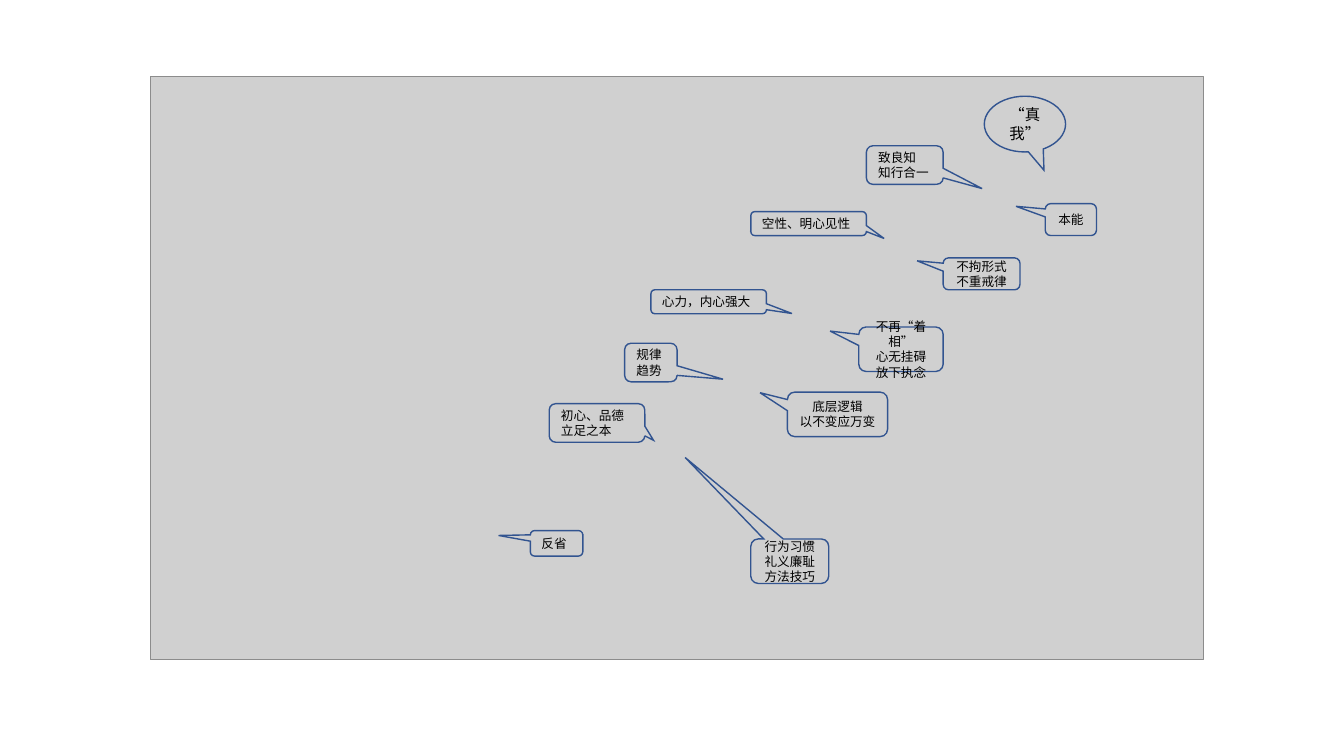
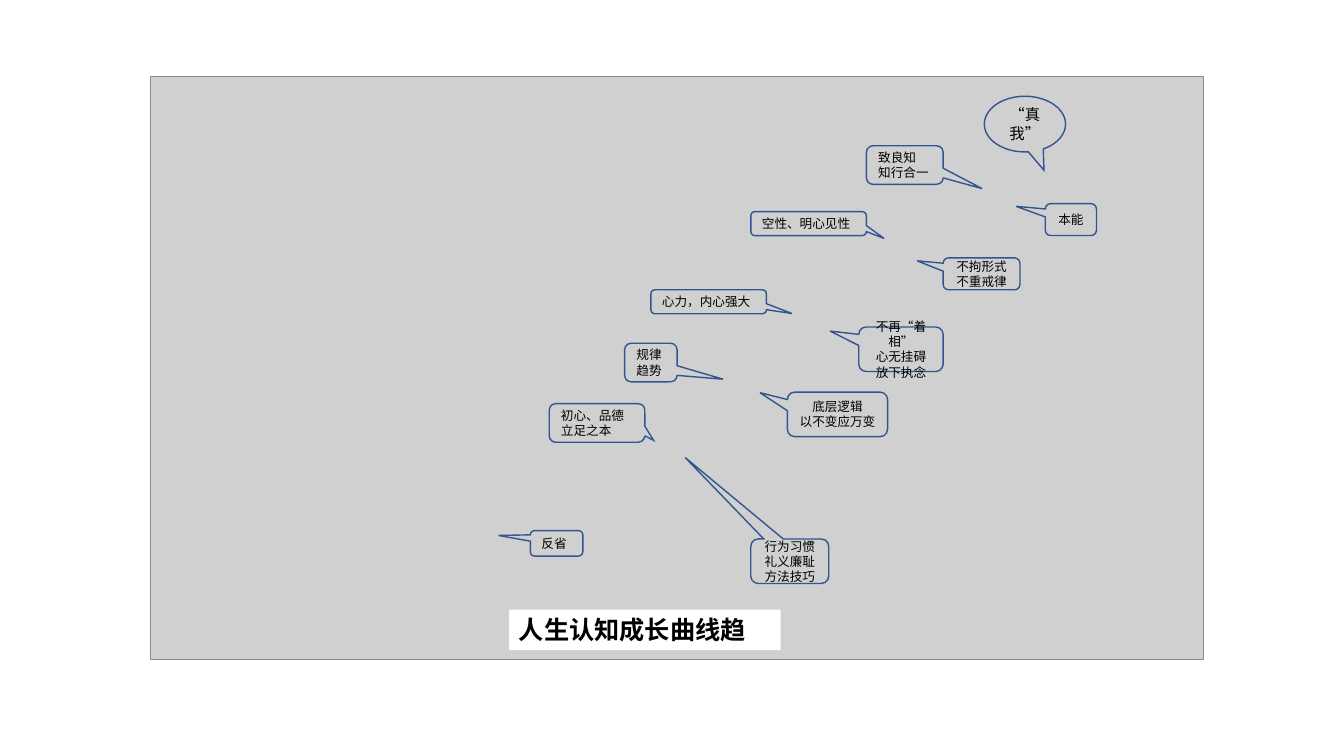
Before and after one commit to shenguosai/shenguosai.github.io, a slide deck: slide 1 of source/_posts/水木然-人间清醒三部曲/文章用图.pptx. Drawn at 1344x756 pixels with LibreOffice and Linux fonts; fonts in the diff are those of the drawing; grey boxes stand for pictures. Boxes give left, top, right and bottom in pixels: in the first picture for what was removed or moved away, otherwise in the second. Text is boxed around its words. In the diff, an @@ line names an element or a change of style, - is before the commit and + after.

```diff
--- a/source/_posts/水木然-人间清醒三部曲/文章用图.pptx
+++ b/source/_posts/水木然-人间清醒三部曲/文章用图.pptx
@@ rectangle added at [509, 610, 780, 650], fill #FFFFFF, 18 pt, text #000000, bold @@
+人生认知成长曲线趋
```
Also in this commit, not shown: 1 slide added, 2 other files.
